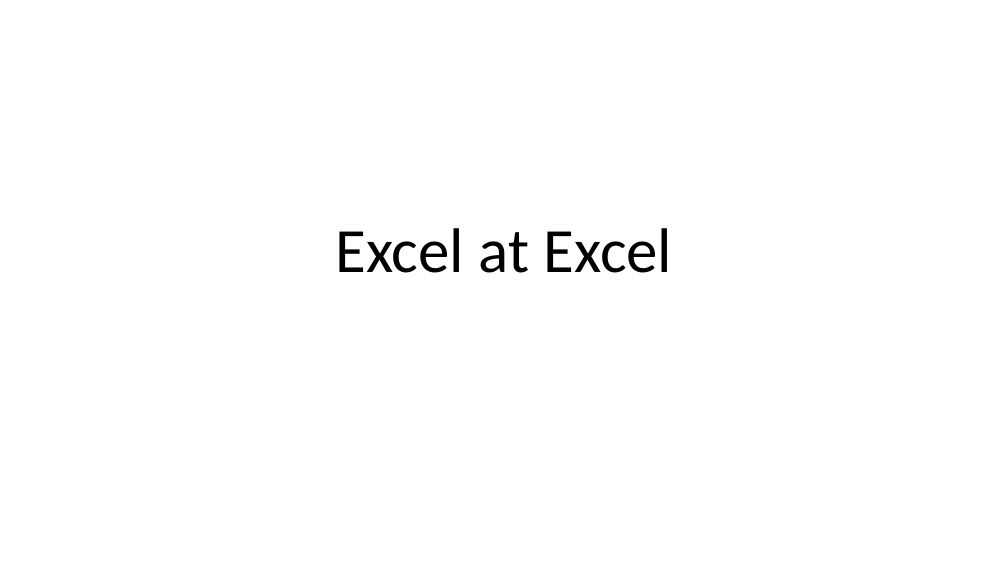
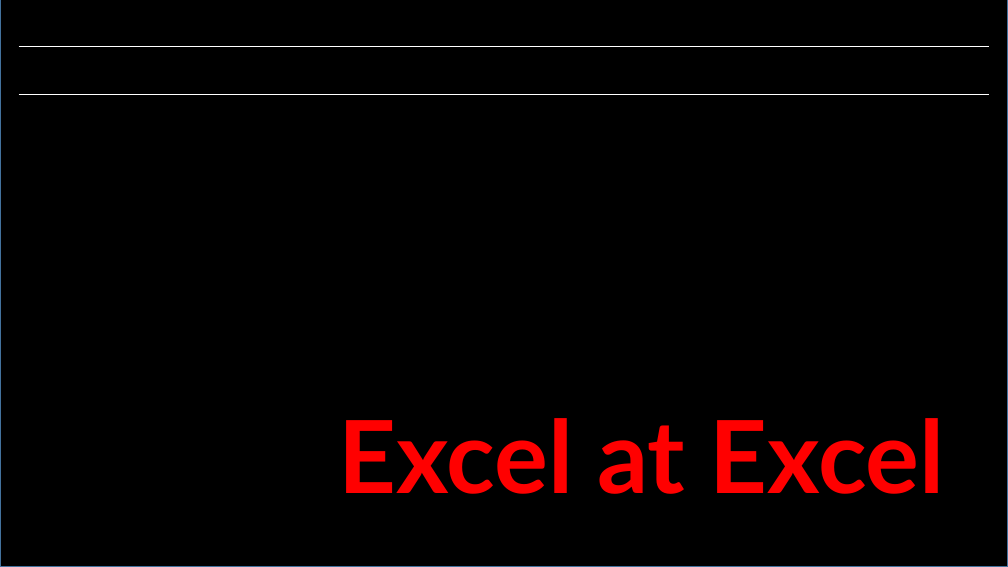
Before and after one commit to mjmacarty/excel-at-excel, a slide deck: slide 1 of Excel-at-Excel.pptx. Drawn at 1008x567 pixels with LibreOffice and Linux fonts; fonts in the diff are those of the drawing; background and template pictures are left out. Boxes give left, top, right and bottom in pixels: in the first picture for what was removed or moved away, otherwise in the second. Text is boxed around its words. In the diff, an @@ line names an element or a change of style, - is before the commit and + after.

```diff
--- a/Excel-at-Excel.pptx
+++ b/Excel-at-Excel.pptx
@@ rectangle added at [0, 0, 1008, 567], fill #000000, outline #43739E 1 pt @@
@@ line added from (19, 46) to (989, 46), #FFFFFF 1 pt @@
@@ line added from (19, 95) to (989, 95), #FFFFFF 1 pt @@
@@ title "Excel at Excel": place and size @@
-title "Excel at Excel" at [335, 228, 672, 273]
+title "Excel at Excel" at [338, 418, 945, 494]
@@ title "Excel at Excel" at [338, 418, 945, 494]: size 60 to 96 pt, font Calibri to Lato, text colour #000000 to #FF0000, bold on; alignment centre to right @@
```
Also in this commit, not shown: 39 other slides changed, 1 slide added.
